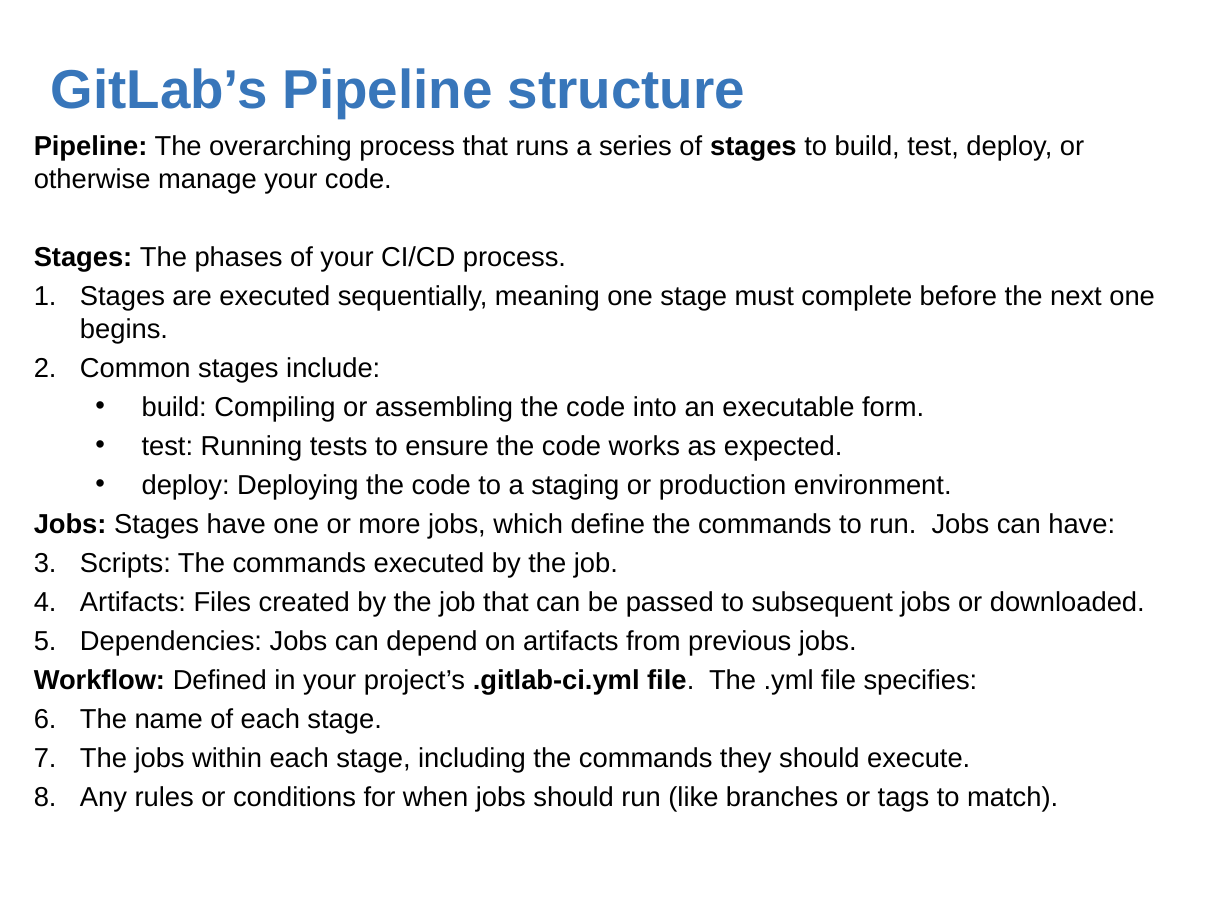
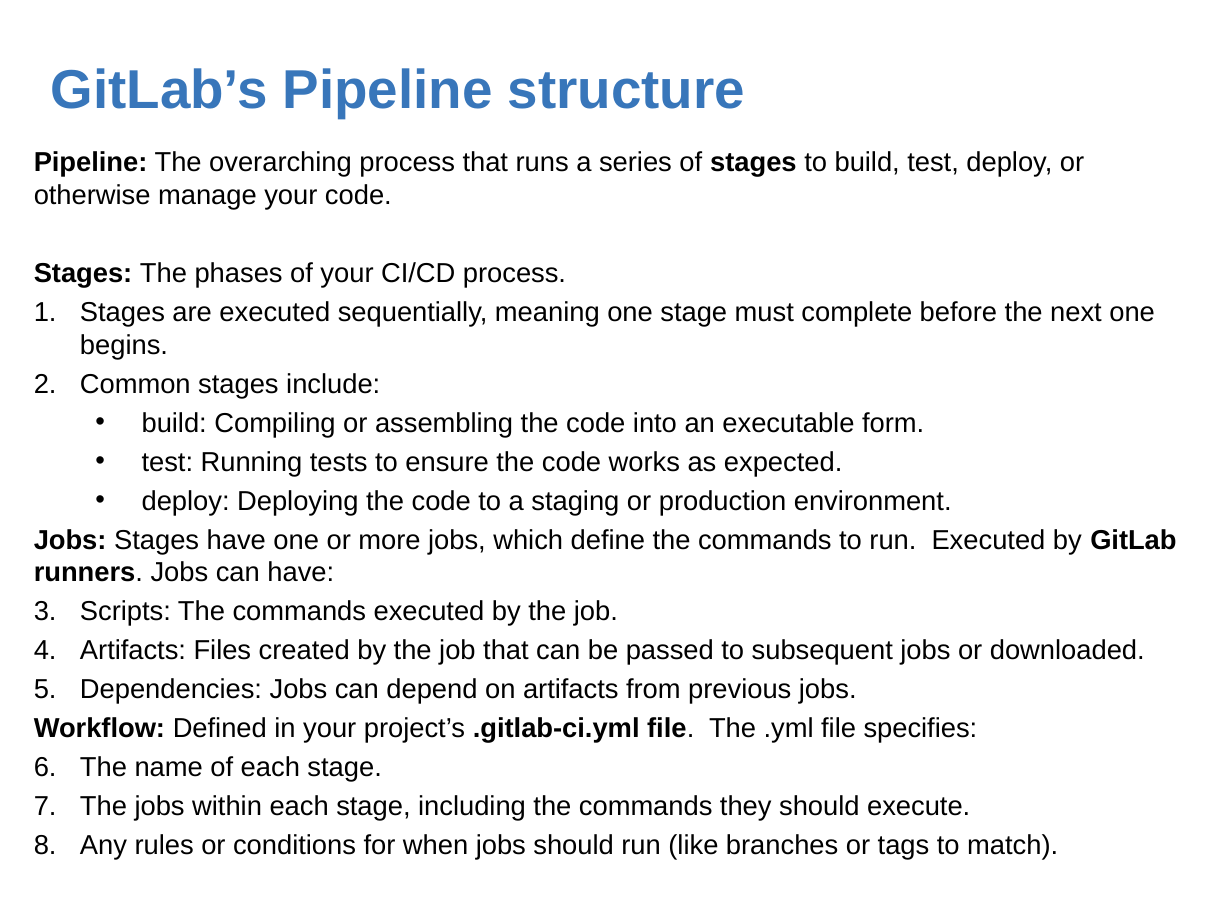
Before and after one commit to mcgarrymvcu/githubtest, a slide deck: slide 17 of info465_cicd.pptx. Drawn at 1232x924 pixels with LibreOffice and Linux fonts; fonts in the diff are those of the drawing. Boxes give left, top, right and bottom in pixels: in the first picture for what was removed or moved away, otherwise in the second. Text is boxed around its words. In the diff, an @@ line names an element or a change of style, - is before the commit and + after.

```diff
--- a/info465_cicd.pptx
+++ b/info465_cicd.pptx
@@ text "Pipeline: The overarching process that ...": place and size @@
-text "Pipeline: The overarching process that ..." at <box>34,135,1155,811</box>
+text "Pipeline: The overarching process that ..." at <box>34,151,1176,860</box>
@@ text at <box>34,529,1176,582</box>: text changed @@
-Jobs: Stages have one or more jobs, which define the commands to run. Jobs can have:
+Jobs: Stages have one or more jobs, which define the commands to run. Executed by GitLab runners. Jobs can have:
```
Also in this commit, not shown: 1 other slide changed, 3 slides added, 1 slide removed.
